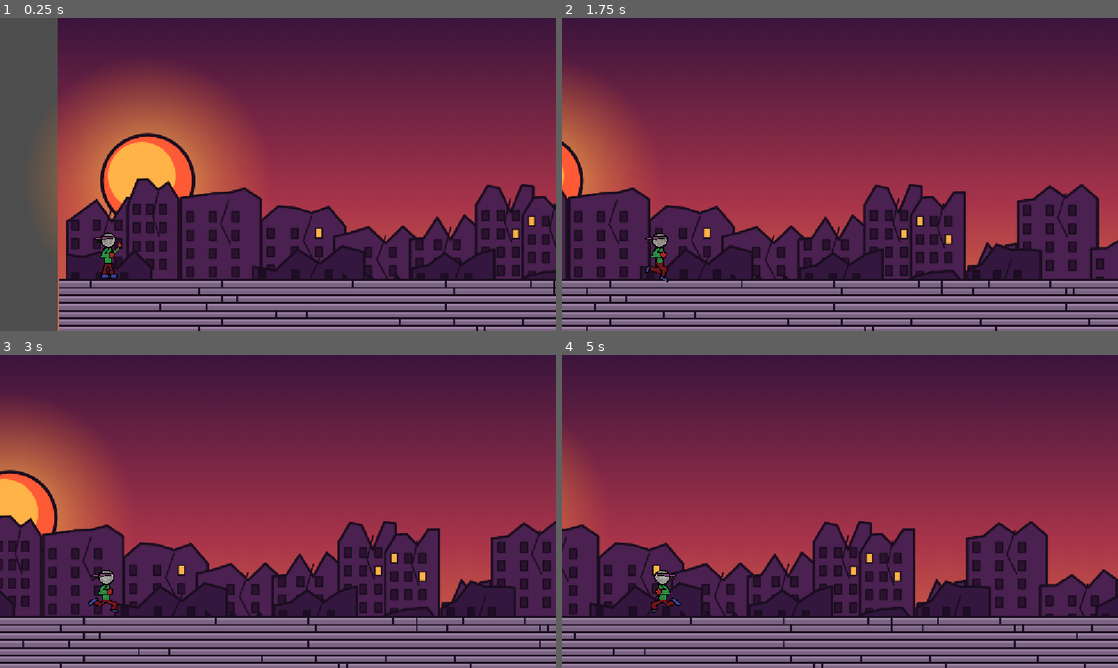
Above: before the commit, frames 1-4 (two rows, left to right).
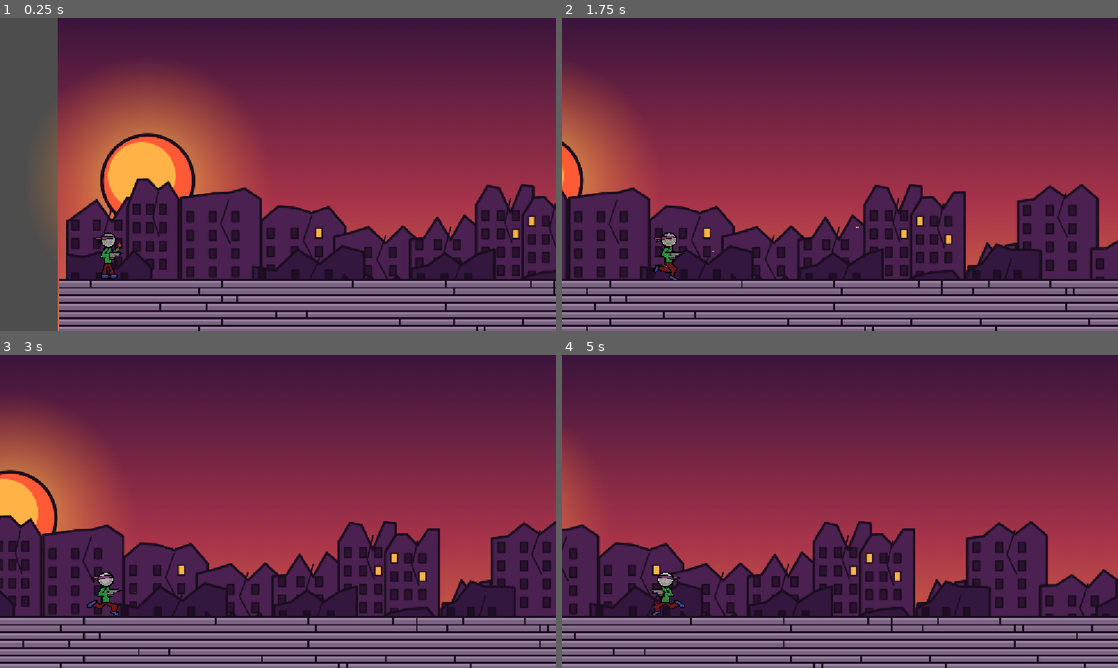
Above: after the commit, the same moments.

Repository: CodingFox007/ByteJam2026
Game: Godot game, scene res://Scenes/level_1.tscn
Same seed, same stepped clock (60 frames per second), same inputs: the game is played once before the commit and once after it.
Inputs (mouse positions are in pixels of both pictures, inside the frame that each line leads up to):
- Up to frame 1 (0.25 s): no input
- Up to frame 2 (1.75 s): tap Enter at 0.5 s; move the mouse to (962, 158) at 0.52 s; press the mouse at (962, 158) at 0.53 s; hold Right (right) from 0.53 s (still down); tap Space (jump) at 0.77, 0.8, 1.07, 1.35, 1.52 s; move the mouse to (728, 190) at 1.27 s; release the mouse at (728, 190) at 1.28 s; click (728, 190) at 1.55 s
- Up to frame 3 (3 s): tap Space (jump) at 1.82, 2.3 s; move the mouse to (333, 442) at 2.02 s; release Right (right) at 2.03 s; press the mouse at (333, 442) at 2.03 s; hold A (left) 2.03-2.78 s; move the mouse to (250, 574) at 2.77 s; release the mouse at (250, 574) at 2.78 s; hold Right (right) from 2.78 s (still down); click (250, 574) at 2.85 s
- Up to frame 4 (5 s): tap Space (jump) at 3.02, 3.32, 3.6, 3.77, 4.07, 4.52, 4.82 s; move the mouse to (1006, 558) at 3.52 s; move the mouse to (673, 464) at 4.27 s; release Right (right) at 4.28 s; hold A (left) from 4.28 s (still down); click (673, 464) at 4.35 s

The runs differ from the first frame. In frame 1, less than 0.1% of the frame differs, in the area x 19-23%, y 74-78%; in frame 2, 0.6%, in the area x 14-54%, y 66-85%; in frame 3, 0.3%; in frame 4, 0.4%.

Commit message:
fixed gun location in animations

Diff:
--- a/byte-jam-26/Scenes/player.tscn
+++ b/byte-jam-26/Scenes/player.tscn
@@ -1,124 +1,129 @@
 [gd_scene format=3 uid="uid://bnf6pks4mum13"]
 
 [ext_resource type="Script" uid="uid://cdcqlo355sbhs" path="res://Scripts/playerScript.gd" id="1_onrkg"]
-[ext_resource type="Texture2D" uid="uid://b1gwr5h2erv8j" path="res://Assets/AssetsSpritesheetV3.png" id="2_6t5aa"]
+[ext_resource type="PackedScene" uid="uid://cgq2r8o3xuf4j" path="res://Scenes/Weapons/pistol.tscn" id="2_6t5aa"]
+[ext_resource type="Texture2D" uid="uid://b1gwr5h2erv8j" path="res://Assets/AssetsSpritesheetV3.png" id="3_fkybt"]
 [ext_resource type="SpriteFrames" uid="uid://lyoye4olp3ee" path="res://Assets/PlayerJumpSpritesheet.tres" id="3_vgqql"]
 
 [sub_resource type="AtlasTexture" id="atlas_0"]
-atlas = ExtResource("2_6t5aa")
+atlas = ExtResource("3_fkybt")
 region = Rect2(0, 0, 1138, 501)
 
 [sub_resource type="AtlasTexture" id="atlas_1"]
-atlas = ExtResource("2_6t5aa")
+atlas = ExtResource("3_fkybt")
 region = Rect2(1138, 0, 1138, 501)
 
 [sub_resource type="AtlasTexture" id="atlas_2"]
-atlas = ExtResource("2_6t5aa")
+atlas = ExtResource("3_fkybt")
 region = Rect2(2276, 0, 1138, 501)
 
 [sub_resource type="AtlasTexture" id="atlas_3"]
-atlas = ExtResource("2_6t5aa")
+atlas = ExtResource("3_fkybt")
 region = Rect2(3414, 0, 1138, 501)
 
 [sub_resource type="AtlasTexture" id="atlas_4"]
-atlas = ExtResource("2_6t5aa")
+atlas = ExtResource("3_fkybt")
 region = Rect2(0, 501, 1138, 501)
 
 [sub_resource type="AtlasTexture" id="atlas_5"]
-atlas = ExtResource("2_6t5aa")
+atlas = ExtResource("3_fkybt")
 region = Rect2(1138, 501, 1138, 501)
 
 [sub_resource type="AtlasTexture" id="atlas_6"]
-atlas = ExtResource("2_6t5aa")
+atlas = ExtResource("3_fkybt")
 region = Rect2(2276, 501, 1138, 501)
 
 [sub_resource type="AtlasTexture" id="atlas_7"]
-atlas = ExtResource("2_6t5aa")
+atlas = ExtResource("3_fkybt")
 region = Rect2(3414, 501, 1138, 501)
 
 [sub_resource type="AtlasTexture" id="atlas_8"]
-atlas = ExtResource("2_6t5aa")
+atlas = ExtResource("3_fkybt")
 region = Rect2(0, 1002, 1138, 501)
 
 [sub_resource type="AtlasTexture" id="atlas_9"]
-atlas = ExtResource("2_6t5aa")
+atlas = ExtResource("3_fkybt")
 region = Rect2(1138, 1002, 1138, 501)
 
 [sub_resource type="AtlasTexture" id="atlas_10"]
-atlas = ExtResource("2_6t5aa")
+atlas = ExtResource("3_fkybt")
 region = Rect2(2276, 1002, 1138, 501)
 
 [sub_resource type="AtlasTexture" id="atlas_11"]
-atlas = ExtResource("2_6t5aa")
+atlas = ExtResource("3_fkybt")
 region = Rect2(3414, 1002, 1138, 501)
 
 [sub_resource type="AtlasTexture" id="atlas_12"]
-atlas = ExtResource("2_6t5aa")
+atlas = ExtResource("3_fkybt")
 region = Rect2(0, 1503, 1138, 501)
 
 [sub_resource type="AtlasTexture" id="atlas_13"]
-atlas = ExtResource("2_6t5aa")
+atlas = ExtResource("3_fkybt")
 region = Rect2(1138, 1503, 1138, 501)
 
 [sub_resource type="AtlasTexture" id="atlas_14"]
-atlas = ExtResource("2_6t5aa")
+atlas = ExtResource("3_fkybt")
 region = Rect2(2276, 1503, 1138, 501)
 
 [sub_resource type="AtlasTexture" id="atlas_15"]
-atlas = ExtResource("2_6t5aa")
+atlas = ExtResource("3_fkybt")
 region = Rect2(3414, 1503, 1138, 501)
 
 [sub_resource type="AtlasTexture" id="atlas_16"]
-atlas = ExtResource("2_6t5aa")
+atlas = ExtResource("3_fkybt")
 region = Rect2(0, 2004, 1138, 501)
 
 [sub_resource type="AtlasTexture" id="atlas_17"]
-atlas = ExtResource("2_6t5aa")
+atlas = ExtResource("3_fkybt")
 region = Rect2(1138, 2004, 1138, 501)
 
 [sub_resource type="AtlasTexture" id="atlas_18"]
-atlas = ExtResource("2_6t5aa")
+atlas = ExtResource("3_fkybt")
 region = Rect2(2276, 2004, 1138, 501)
 
 [sub_resource type="AtlasTexture" id="atlas_19"]
-atlas = ExtResource("2_6t5aa")
+atlas = ExtResource("3_fkybt")
 region = Rect2(3414, 2004, 1138, 501)
 
 [sub_resource type="AtlasTexture" id="atlas_20"]
-atlas = ExtResource("2_6t5aa")
+atlas = ExtResource("3_fkybt")
 region = Rect2(0, 2505, 1138, 501)
 
 [sub_resource type="AtlasTexture" id="atlas_21"]
-atlas = ExtResource("2_6t5aa")
+atlas = ExtResource("3_fkybt")
 region = Rect2(1138, 2505, 1138, 501)
 
 [sub_resource type="AtlasTexture" id="atlas_22"]
-atlas = ExtResource("2_6t5aa")
+atlas = ExtResource("3_fkybt")
 region = Rect2(2276, 2505, 1138, 501)
 
 [sub_resource type="AtlasTexture" id="atlas_23"]
-atlas = ExtResource("2_6t5aa")
+atlas = ExtResource("3_fkybt")
 region = Rect2(3414, 2505, 1138, 501)
 
 [sub_resource type="AtlasTexture" id="atlas_24"]
-atlas = ExtResource("2_6t5aa")
+atlas = ExtResource("3_fkybt")
 region = Rect2(0, 3006, 1138, 501)
 
 [sub_resource type="AtlasTexture" id="atlas_25"]
-atlas = ExtResource("2_6t5aa")
+atlas = ExtResource("3_fkybt")
 region = Rect2(1138, 3006, 1138, 501)
 
 [sub_resource type="AtlasTexture" id="atlas_26"]
-atlas = ExtResource("2_6t5aa")
+atlas = ExtResource("3_fkybt")
 region = Rect2(2276, 3006, 1138, 501)
 
-[sub_resource type="AtlasTexture" id="AtlasTexture_6fkyi"]
-atlas = ExtResource("2_6t5aa")
-region = Rect2(1120, 0, 160, 206)
-
-[sub_resource type="AtlasTexture" id="AtlasTexture_ra1x5"]
-atlas = ExtResource("2_6t5aa")
-region = Rect2(0, 0, 160, 206)
+[sub_resource type="AtlasTexture" id="AtlasTexture_vgqql"]
+atlas = ExtResource("3_fkybt")
+region = Rect2(1136, 0, 142, 184)
+
+[sub_resource type="AtlasTexture" id="AtlasTexture_fkybt"]
+atlas = ExtResource("3_fkybt")
+region = Rect2(0, 0, 101, 206)
+
+[sub_resource type="AtlasTexture" id="AtlasTexture_x3wgy"]
+atlas = ExtResource("3_fkybt")
+region = Rect2(2268, 0, 108, 184)
 
 [sub_resource type="SpriteFrames" id="SpriteFrames_fkybt"]
 animations = [{
@@ -210,10 +215,13 @@
 }, {
 "frames": [{
 "duration": 1.0,
-"texture": SubResource("AtlasTexture_6fkyi")
-}, {
-"duration": 1.0,
-"texture": SubResource("AtlasTexture_ra1x5")
+"texture": SubResource("AtlasTexture_vgqql")
+}, {
+"duration": 1.0,
+"texture": SubResource("AtlasTexture_fkybt")
+}, {
+"duration": 1.0,
+"texture": SubResource("AtlasTexture_x3wgy")
 }],
 "loop": 1,
 "name": &"walkAnimation",
@@ -256,16 +264,18 @@
 collision_layer = 2
 collision_mask = 3
 script = ExtResource("1_onrkg")
+starting_weapon = ExtResource("2_6t5aa")
 metadata/_edit_vertical_guides_ = [-239.0]
 
 [node name="AnimationHolder" type="Node2D" parent="." unique_id=381045401]
 
 [node name="Walk" type="AnimatedSprite2D" parent="AnimationHolder" unique_id=88724274]
 texture_filter = 1
-position = Vector2(13.000002, 435)
-scale = Vector2(0.53364843, 0.5078955)
+position = Vector2(16, 434)
+scale = Vector2(0.55445546, 0.5048543)
 sprite_frames = SubResource("SpriteFrames_fkybt")
 animation = &"walkAnimation"
+frame_progress = 0.7633209
 
 [node name="Jump" type="AnimatedSprite2D" parent="AnimationHolder" unique_id=250242852]
 visible = false
@@ -281,6 +291,7 @@
 scale = Vector2(0.52, 0.52)
 sprite_frames = SubResource("SpriteFrames_x3wgy")
 animation = &"idleAnimation"
+frame_progress = 0.95153004
 
 [node name="CollisionShape2D" type="CollisionShape2D" parent="." unique_id=1817958479]
 position = Vector2(18, 432)
@@ -291,4 +302,4 @@
 limit_bottom = 800
 
 [node name="WeaponHolder" type="Node2D" parent="." unique_id=813623613]
-position = Vector2(30, 429)
+position = Vector2(27, 430)
--- a/byte-jam-26/Scripts/playerScript.gd
+++ b/byte-jam-26/Scripts/playerScript.gd
@@ -6,6 +6,15 @@
 @onready var walk: AnimatedSprite2D = $AnimationHolder/Walk
 @onready var jump: AnimatedSprite2D = $AnimationHolder/Jump
 @onready var idle: AnimatedSprite2D = $AnimationHolder/Idle
+@export var walk_hand_offset: Vector2 = Vector2(12, -2)
+@export var idle_hand_offset: Vector2 = Vector2(-5, 10)
+@export var jump_hand_offset: Vector2 = Vector2(-10, -5)
+
+@export var starting_weapon: PackedScene
+
+@onready var weapon_holder: Node2D = $WeaponHolder
+
+var current_weapon: Weapon
 
 # Functions for animation
 func jumpAnimation():
@@ -65,3 +74,64 @@
 		walk.flip_h = false
 		idle.flip_h = false
 		jump.flip_h = false
+
+	# Flip gun with character
+	if walk.flip_h:
+		weapon_holder.scale.x = -1.0
+	else:
+		weapon_holder.scale.x = 1.0
+
+	update_weapon_position()
+
+	update_weapon_position()
+
+func _ready() -> void:
+	equip_weapon(starting_weapon)
+
+
+func equip_weapon(weapon_scene: PackedScene) -> void:
+	if weapon_scene == null:
+		return
+
+	if current_weapon != null:
+		current_weapon.queue_free()
+
+	current_weapon = weapon_scene.instantiate() as Weapon
+
+	if current_weapon == null:
+		push_error("Weapon scene must use the Weapon script.")
+		return
+
+	weapon_holder.add_child(current_weapon)
+	current_weapon.position = Vector2.ZERO
+
+func update_weapon_position() -> void:
+	var active_sprite: AnimatedSprite2D
+	var hand_offset: Vector2
+
+	if jump.visible:
+		active_sprite = jump
+		hand_offset = jump_hand_offset
+	elif walk.visible:
+		active_sprite = walk
+		hand_offset = walk_hand_offset
+	else:
+		active_sprite = idle
+		hand_offset = idle_hand_offset
+
+	var facing_left = active_sprite.flip_h
+
+	var offset_x = hand_offset.x
+	if facing_left:
+		offset_x = -offset_x
+
+	weapon_holder.position = active_sprite.position + Vector2(offset_x, hand_offset.y)
+
+
+func _process(_delta: float) -> void:
+	if current_weapon == null:
+		return
+
+	if Input.is_action_pressed("shoot"):
+		var direction = -1 if walk.flip_h else 1
+		current_weapon.shoot(direction)
Not shown, added: byte-jam-26/Assets/BossAssets.png.import
Not shown: 1 places in byte-jam-26/Scenes/player.tscn that only renumber resources
